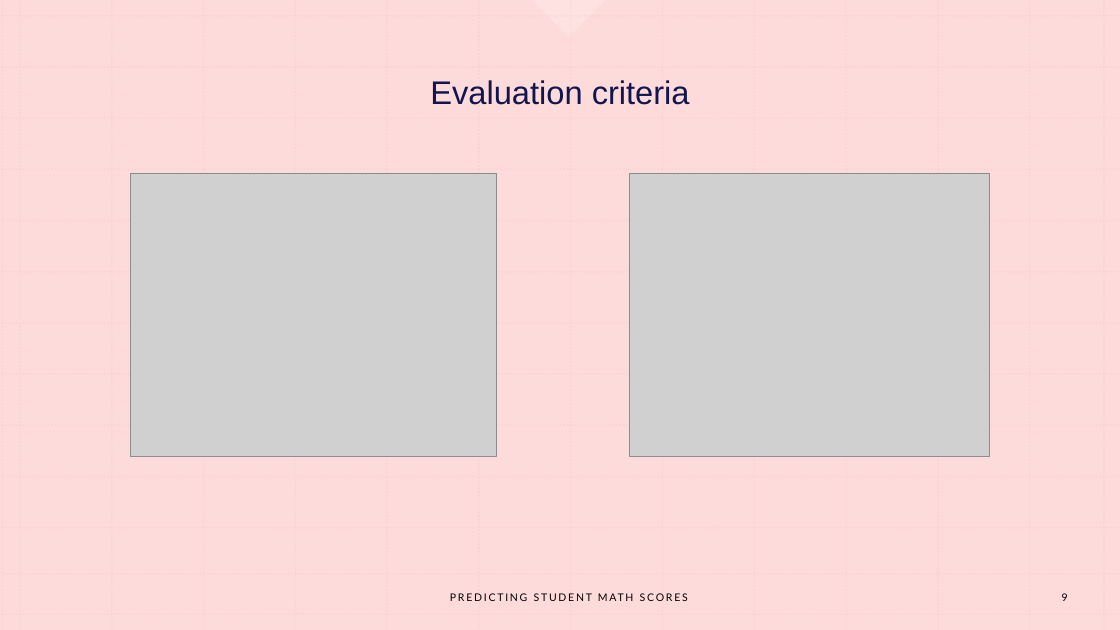
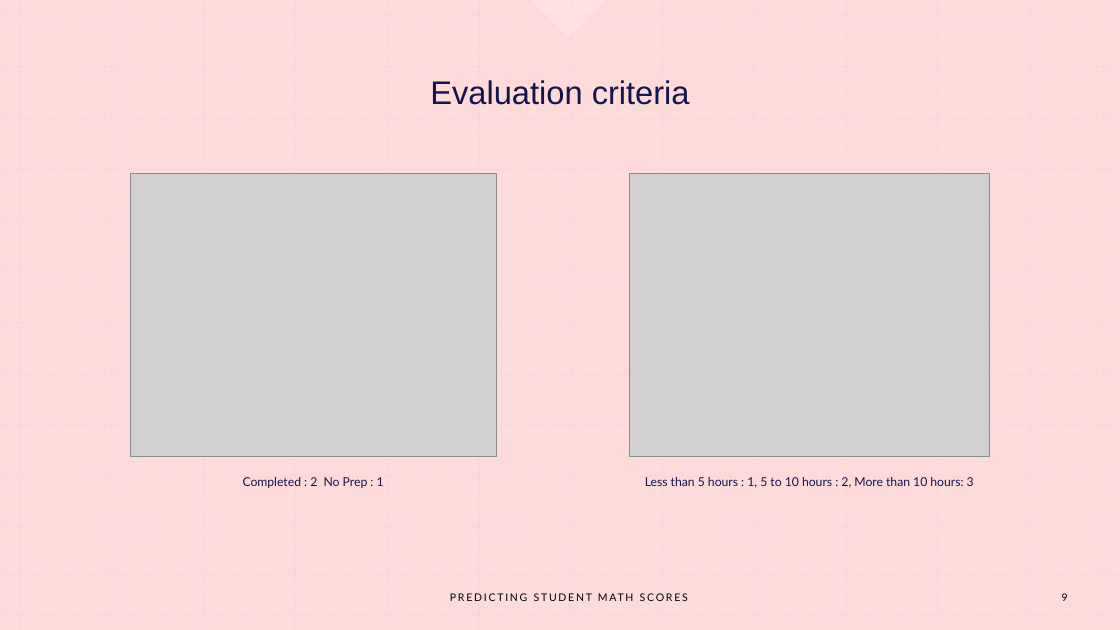
Before and after one commit to BlancaMarmolejo/Student-Performance-Predictions-ML, a slide deck: slide 9 of docs/Predicting student math score presentation.pptx. Drawn at 1120x630 pixels with LibreOffice and Linux fonts; fonts in the diff are those of the drawing; grey boxes stand for pictures. Boxes give left, top, right and bottom in pixels: in the first picture for what was removed or moved away, otherwise in the second. Text is boxed around its words. In the diff, an @@ line names an element or a change of style, - is before the commit and + after.

```diff
--- a/docs/Predicting student math score presentation.pptx
+++ b/docs/Predicting student math score presentation.pptx
@@ text added at (243,477,384,488), 10.5 pt, text #12154E @@
+Completed : 2 No Prep : 1
@@ text added at (645,477,974,488), 10.5 pt, text #12154E @@
+Less than 5 hours : 1, 5 to 10 hours : 2, More than 10 hours: 3
```
Also in this commit, not shown: 4 other slides changed, 1 slide added, 1 slide removed.
